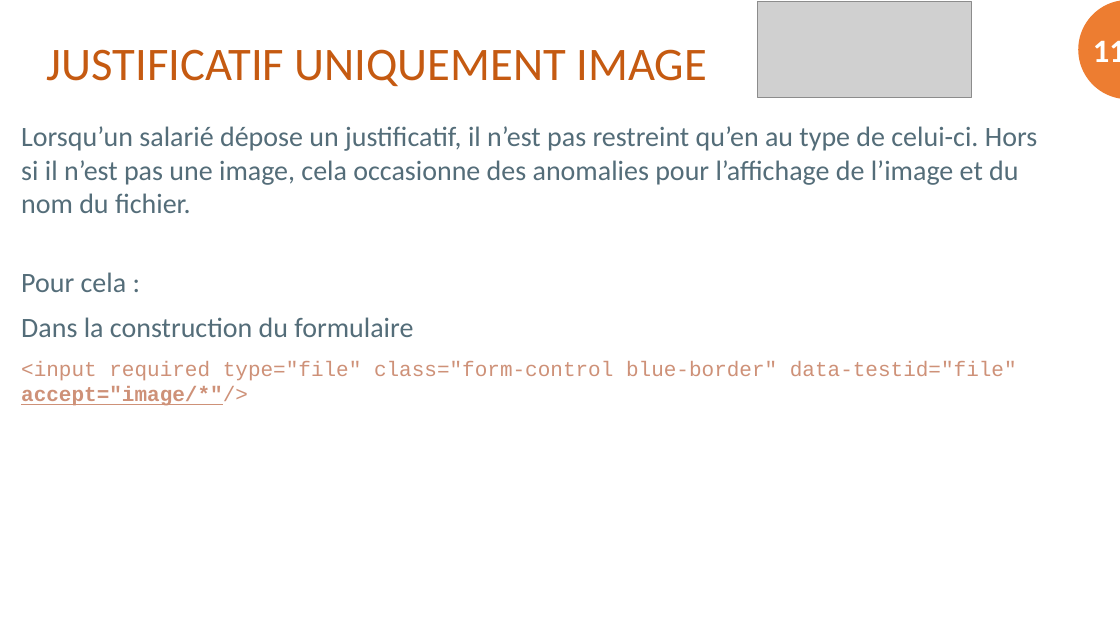
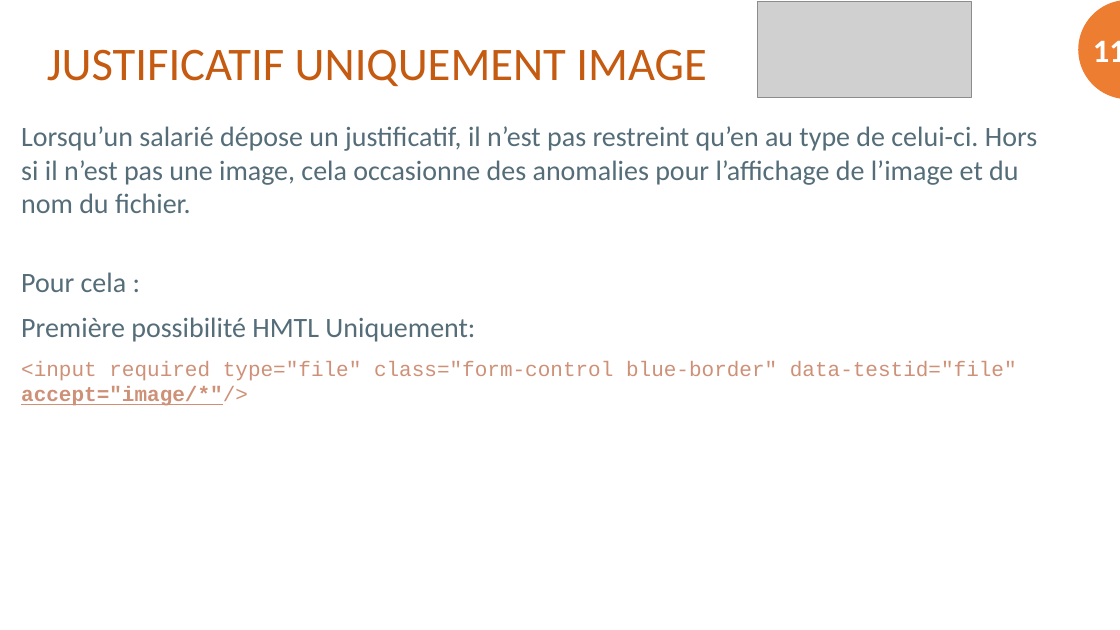
Before and after one commit to Kilian06/OPC-Projet-9, a slide deck: slide 11 of Rendu/Support Prez OPC 9.pptx. Drawn at 1120x630 pixels with LibreOffice and Linux fonts; fonts in the diff are those of the drawing; grey boxes stand for pictures; background and template pictures are left out. Boxes give left, top, right and bottom in pixels: in the first picture for what was removed or moved away, otherwise in the second. Text is boxed around its words. In the diff, an @@ line names an element or a change of style, - is before the commit and + after.

```diff
--- a/Rendu/Support Prez OPC 9.pptx
+++ b/Rendu/Support Prez OPC 9.pptx
@@ text at [21, 317, 475, 342]: text changed @@
-Dans la construction du formulaire
+Première possibilité HMTL Uniquement:
```
Also in this commit, not shown: 5 other slides changed, 8 other files.
